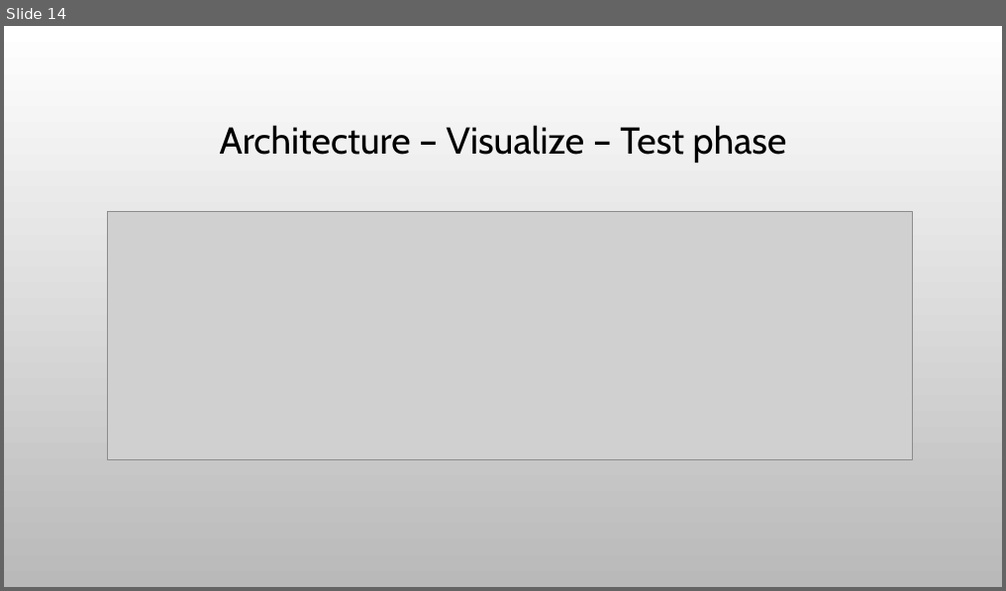
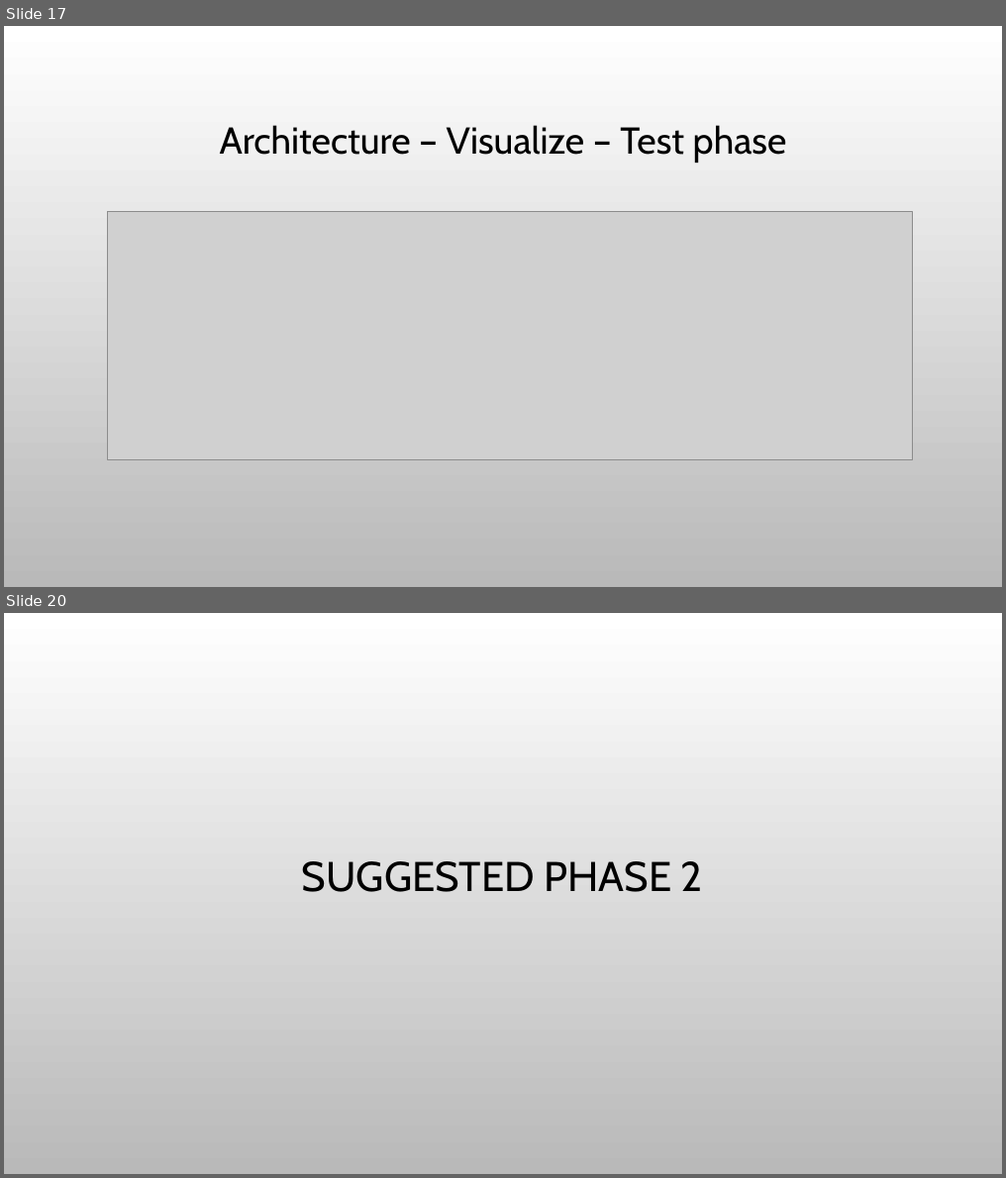
Before and after one commit to stavco9/mlops-final-project, a slide deck: docs/MLOps Final Project.pptx. Shown one above the other, each under a label of ours: slide 14 before the commit, slides 17 and 20 after it; the slides between them are not shown. The pictures are 1006x591 and 1006x1178 pixels, drawn with LibreOffice and Linux fonts; fonts in the diff are those of the drawing; grey boxes stand for pictures; background and template pictures are left out. Boxes give left, top, right and bottom in pixels: in the first picture for what was removed or moved away, otherwise in the second. Text is boxed around its words. In the diff, an @@ line names an element or a change of style, - is before the commit and + after.

```diff
--- a/docs/MLOps Final Project.pptx
+++ b/docs/MLOps Final Project.pptx
@@ slide 20 added at box(4, 613, 1002, 1174), background picture (left out) @@
@@ title added at box(302, 861, 703, 892), 40 pt, text #000000 @@
+SUGGESTED PHASE 2
@@ what was slide 14 is now slide 17 @@
```
Also in this commit, not shown: 7 slides changed, 6 other slides added.
